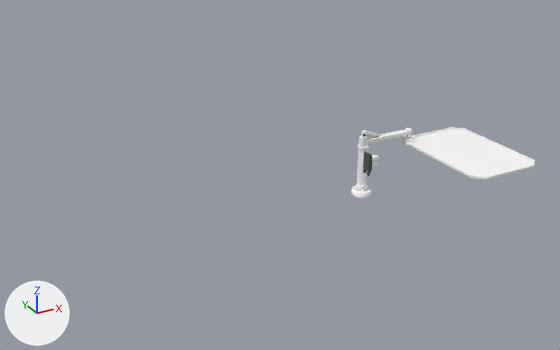
The glTF model assets/models/charge_grid.glb, before and after one commit.
Before and after are seen from a 50 mm camera at (-41.6, -61.1, 16.9) aimed at (-26.5, -33.6, 3.2). The lights are fixed; the arrows at lower left show +X, +Y and +Z. The first picture is the older version. Where no turn or scale is listed for an object, it has been applied to the vertices.

Names of what the first picture shows: 'ChargeGrid', 'ChargeGridPillar' and 4 more.
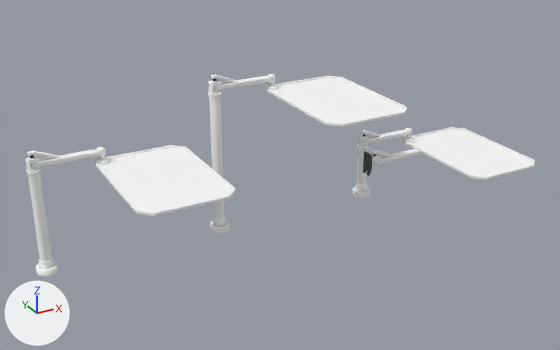
Commit message: New charge grid spawning logic with multi-height pillars

Pixel boxes (x1, y1, x2, y2) of what changed, in the pictures (560 x 350 px):
'ChargeGrid.002', added
    after: (96, 145, 236, 216)
'ChargeGrid.001', added
    after: (267, 76, 407, 127)
'ChargeGridPillarL2', added
    after: (25, 156, 59, 276)
'ChargeGridPillarL3', added
    after: (208, 80, 229, 233)
'ChargeGridArm.003', added
    after: (27, 149, 96, 168)
'ChargeGridArm.002', added
    after: (211, 74, 268, 91)
'ChargeGridArm.001', added
    after: (372, 149, 419, 165)
'ChargeGridArmExtension.002', added
    after: (94, 147, 106, 158)
'GridAttachPoint.002', added
    after: (94, 156, 110, 166)
'GridAttachPoint.001', added
    after: (265, 83, 278, 93)
'ChargeGridArmExtension.001', added
    after: (265, 74, 275, 84)

Edits to the bpy script that builds the scene:
```text
Add ob_chargegridarmextension_002:
    ob_chargegridarmextension_002 = bpy.data.objects.new('ChargeGridArmExtension.002', me_cube_121)  # 76 vertices, 122 faces; spans x -2.55..0.18, y -0.18..0.18, z 1.88..2.33; in mat_moremetal (white #ffffff), mat_moremetal2 (white #ffffff), mat_chargemetal (white #ffffff)
    ob_chargegridarmextension_002.location = (-33.68, -31.32, 2.73)
Add ob_chargegridarm_003:
    ob_chargegridarm_003 = bpy.data.objects.new('ChargeGridArm.003', me_cube_117)  # 96 vertices, 172 faces; spans x -0.24..2.4, y -0.17..0.17, z 2.0..2.66; in mat_chargemetal (white #ffffff), mat_darkblack (black #000000)
    ob_chargegridarm_003.location = (-36.35, -31.32, 2.76)
Add ob_chargegridpillarl2:
    ob_chargegridpillarl2 = bpy.data.objects.new('ChargeGridPillarL2', me_crate_003_crate4_0_175)  # 204 vertices, 350 faces; spans x -0.45..0.45, y -0.45..0.45, z 0.0..5.16; in mat_chargemetal (white #ffffff), mat_tires_001 (white #ffffff), mat_moremetal2 (white #ffffff)
    ob_chargegridpillarl2.location = (-36.46, -31.32, -0.01)
Add ob_chargegridarmextension_001:
    ob_chargegridarmextension_001 = bpy.data.objects.new('ChargeGridArmExtension.001', me_cube_115)  # 76 vertices, 122 faces; spans x -2.55..0.18, y -0.18..0.18, z 3.88..4.33; in mat_moremetal (white #ffffff), mat_moremetal2 (white #ffffff), mat_chargemetal (white #ffffff)
    ob_chargegridarmextension_001.location = (-25.68, -31.32, 2.73)
Add ob_chargegridarm_002:
    ob_chargegridarm_002 = bpy.data.objects.new('ChargeGridArm.002', me_cube_114)  # 96 vertices, 172 faces; spans x -0.24..2.4, y -0.17..0.17, z 4.0..4.66; in mat_chargemetal (white #ffffff), mat_darkblack (black #000000)
    ob_chargegridarm_002.location = (-28.35, -31.32, 2.76)
Add ob_chargegridpillarl3:
    ob_chargegridpillarl3 = bpy.data.objects.new('ChargeGridPillarL3', me_crate_003_crate4_0_174)  # 204 vertices, 350 faces; spans x -0.45..0.45, y -0.45..0.45, z 0.0..7.16; in mat_chargemetal (white #ffffff), mat_tires_001 (white #ffffff), mat_moremetal2 (white #ffffff)
    ob_chargegridpillarl3.location = (-28.46, -31.32, -0.01)
Add ob_gridattachpoint_002:
    ob_gridattachpoint_002 = bpy.data.objects.new('GridAttachPoint.002', me_cube_092.copy())  # the mesh of ob_gridattachpoint
    ob_gridattachpoint_002.location = (-33.68, -31.32, 4.46)
Add ob_chargegrid_002:
    ob_chargegrid_002 = bpy.data.objects.new('ChargeGrid.002', me_cube_088.copy())  # the mesh of ob_chargegrid
    ob_chargegrid_002.location = (-32.0, -34.0, 2.0)
Add ob_gridattachpoint_001:
    ob_gridattachpoint_001 = bpy.data.objects.new('GridAttachPoint.001', me_cube_092.copy())  # the mesh of ob_gridattachpoint
    ob_gridattachpoint_001.location = (-25.68, -31.32, 6.46)
Add ob_chargegrid_001:
    ob_chargegrid_001 = bpy.data.objects.new('ChargeGrid.001', me_cube_088.copy())  # the mesh of ob_chargegrid
    ob_chargegrid_001.location = (-24.0, -34.0, 4.0)
Add ob_chargegridarm_001:
    ob_chargegridarm_001 = bpy.data.objects.new('ChargeGridArm.001', me_cube_107)  # 96 vertices, 172 faces; spans x -0.24..2.4, y -0.17..0.17, z 0.0..0.66; in mat_chargemetal (white #ffffff), mat_darkblack (black #000000)
    ob_chargegridarm_001.location = (-21.4, -33.72, 2.76)
```
